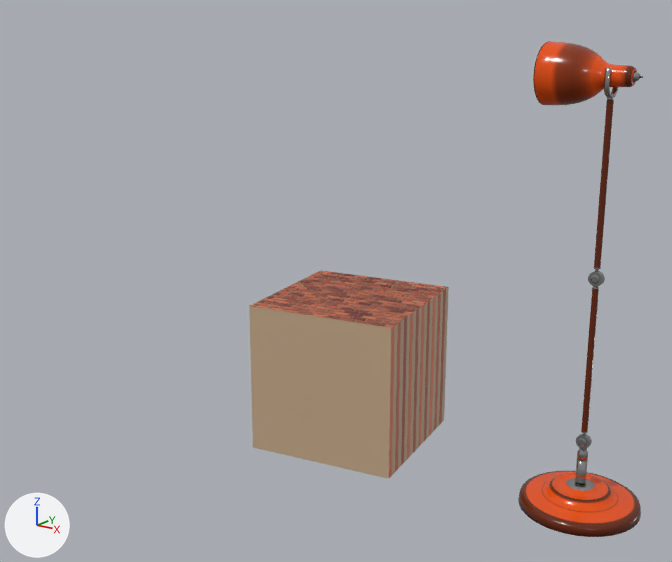
Renders of the Blender file blender/AnimatedLamp/src/scene/SceneIKEnabled.blend from each side of a commit.
The view is the same before and after, from a 50 mm lens placed at (10.9, -29.3, 16.7), pointed at (-11.1, 0.4, 6.4). Lighting does not change. The marker at lower left points along +X, +Y and +Z.

Before the edit, the objects in view are built like this:
```python
ob_lampbase = bpy.data.objects.new('LampBase', me_lampbase)
ob_lampbase.parent = ob_lampstem
ob_lampbase.location = (0.0, 0.0, 0.0)
ob_lampshade = bpy.data.objects.new('LampShade', me_lampshade)
ob_lampshade.location = (0.8, 0.0, 15.0)
ob_lampstem = bpy.data.objects.new('LampStem', me_lampstem)
ob_lampstem.location = (0.0, 0.0, 1.76)
ob_lampupperarm = bpy.data.objects.new('LampUpperArm', me_lamplowerarm_002)
ob_lampupperarm.location = (0.0, 0.0, 9.0)
ob_prop = bpy.data.objects.new('Prop', me_cube)
ob_prop.location = (-10.0, 0.0, 3.0)
ob_prop.rotation_euler = (0.0, 0.0, 0.175)  # degrees (0, 0, 10)
ob_prop.scale = (3.0, 3.0, 3.0)
# also in view: 'LampLowerArm' at (0.0, 0.0, 5.2)
```
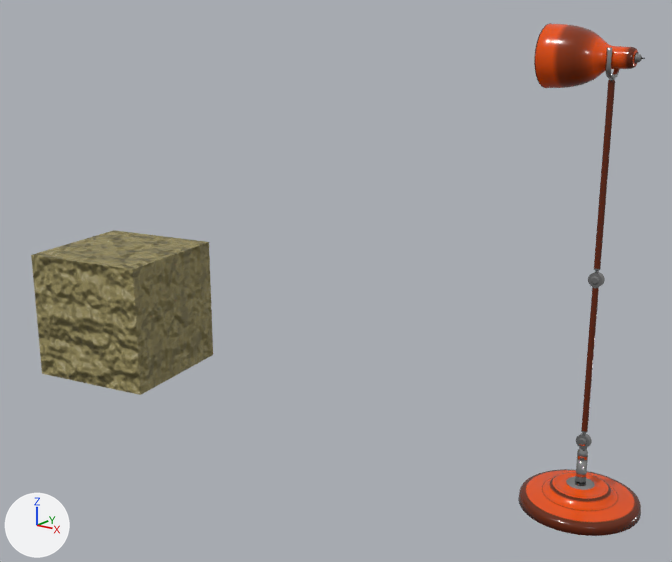
Edits to the bpy script that builds the scene:
```text
Add mat_material:
    mat_material = bpy.data.materials.new('Material')
    # nodes: BsdfPrincipled, Bump, OutputMaterial, TexCoord, TexNoise
    # colours: yellow #988c5b
Change me_cube:
    where me_cube.from_pydata(...)  # 8 vertices, 6 faces; spans x -1.0..1.0, y -1.0..1.0, z -1.0..1.0
    remove me_cube.materials.append(mat_material_002)
    add me_cube.materials.append(mat_material)
Change me_lamplowerarm_002:
    where me_lamplowerarm_002.from_pydata(...)  # 636 vertices, 628 faces; spans x -0.25..0.25, y -0.43..0.43, z -0.87..6.28
    used by ob_lampupperarm; location = (0.0, 0.0, 9.0)
    me_lamplowerarm_002 part 1: all 158 vertices in x -0.11..0.11, y -0.43..0.43, z 5.26..6.28 are moved by (0.0, 0.0, 0.64)
Change ob_prop:
    ob_prop.location: (-10.0, 0.0, 3.0) -> (-23.75, 0.0, 3.0)
Change ob_lampstem:
    ob_lampstem.location: (0.0, 0.0, 1.76) -> (0.0, 0.0, 1.78)
Change ob_lampshade:
    ob_lampshade.location: (0.8, 0.0, 15.0) -> (0.8, 0.0, 15.56)
```

What differs and where, as boxes [x1, y1, x2, y2] in the pictures (672 x 562 px; the box of a moved part takes in the faces that stretch with it):
'Prop', recoloured, moved
    before: [249, 270, 449, 479]
    after: [31, 230, 213, 395]
'LampBase', moved
    before: [518, 471, 641, 537]
    after: [518, 469, 641, 536]
'LampShade', moved
    before: [533, 41, 643, 105]
    after: [534, 23, 645, 88]
'LampUpperArm', reshaped (6% wider, 10% taller)
    before: [588, 67, 618, 287]
    after: [588, 47, 620, 288]
'LampStem', moved
    before: [575, 448, 588, 485]
    after: [575, 447, 588, 484]
part 1 of me_lamplowerarm_002, moved or reshaped
    before: [594, 67, 618, 268]
    after: [594, 47, 620, 269]
